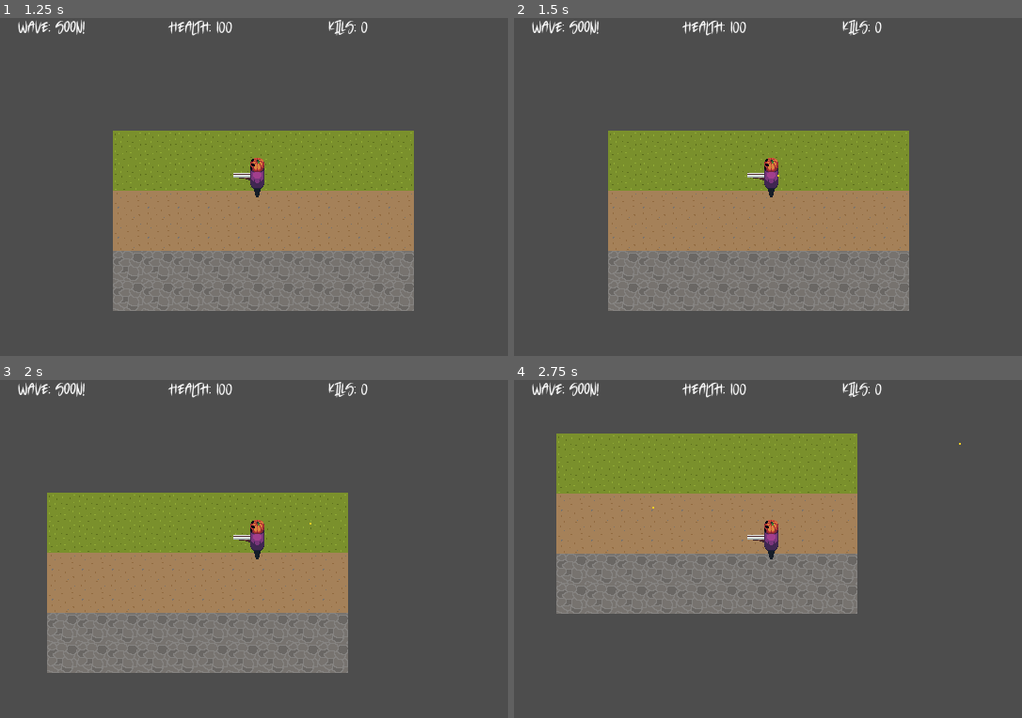
Above: before the commit, frames 1-4 (two rows, left to right).
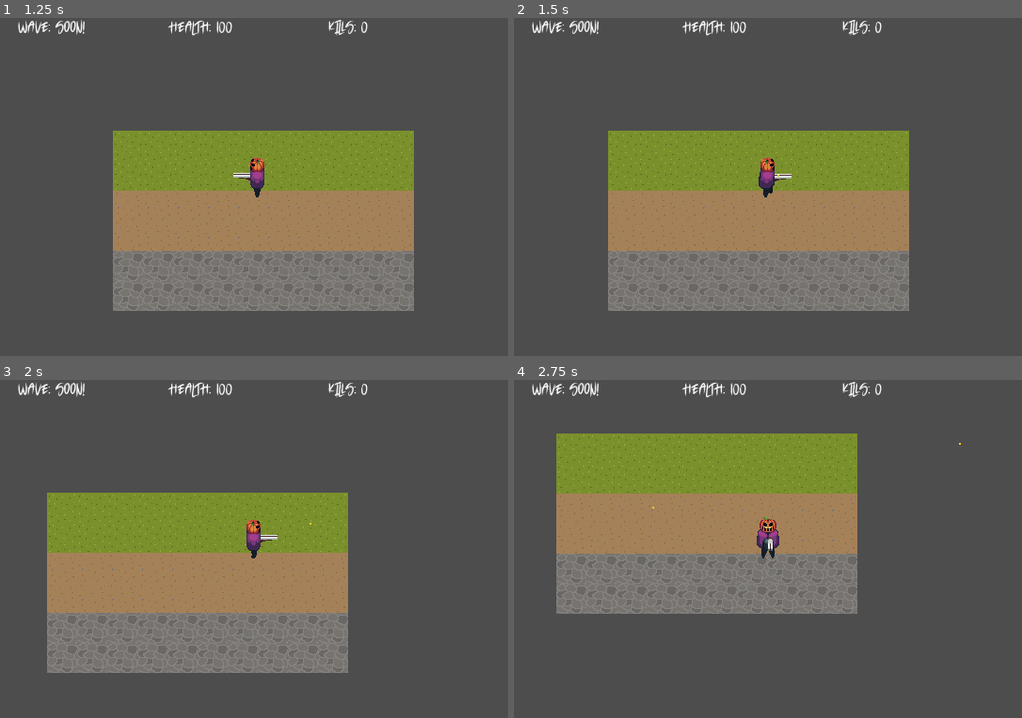
Above: after the commit, the same moments.

Repository: joshuardecker/eternal-harvest
Game: Godot game, scene res://World/world.tscn
Two runs of this game, one before a commit and one after it. Both use one fixed random seed, a clock stepped at 60 frames per second and the inputs below.
Inputs (mouse positions are in pixels of both pictures, inside the frame that each line leads up to):
- Up to frame 1 (1.25 s): click "Start Game" at 0.5 s
- Up to frame 2 (1.5 s): tap Enter at 1.25 s; move the mouse to (879, 170) at 1.27 s; hold D (right) from 1.28 s (still down); click (879, 170) at 1.35 s
- Up to frame 3 (2 s): keep holding D (right)
- Up to frame 4 (2.75 s): move the mouse to (666, 565) at 2.02 s; release D (right) at 2.03 s; hold S (down) from 2.03 s (still down); click (666, 565) at 2.1 s

Frame 1 is identical in both runs. In frame 2, 0.4% of the frame differs, in the area x 45-55%, y 41-54%; in frame 3, 0.3%; in frame 4, 0.4%.

Commit message:
Added the shooting animation for all directions

Diff:
--- a/Player/player.tscn
+++ b/Player/player.tscn
@@ -88,6 +88,70 @@
 "values": [42]
 }
 
+[sub_resource type="Animation" id="Animation_i34cl"]
+resource_name = "shoot_down"
+length = 0.55
+tracks/0/type = "value"
+tracks/0/imported = false
+tracks/0/enabled = true
+tracks/0/path = NodePath("Sprite:frame")
+tracks/0/interp = 1
+tracks/0/loop_wrap = true
+tracks/0/keys = {
+"times": PackedFloat32Array(0, 0.1, 0.2, 0.3, 0.4, 0.5),
+"transitions": PackedFloat32Array(1, 1, 1, 1, 1, 1),
+"update": 1,
+"values": [36, 37, 38, 39, 40, 41]
+}
+
+[sub_resource type="Animation" id="Animation_hv0te"]
+resource_name = "shoot_left"
+length = 0.55
+tracks/0/type = "value"
+tracks/0/imported = false
+tracks/0/enabled = true
+tracks/0/path = NodePath("Sprite:frame")
+tracks/0/interp = 1
+tracks/0/loop_wrap = true
+tracks/0/keys = {
+"times": PackedFloat32Array(0, 0.1, 0.2, 0.3, 0.4, 0.5),
+"transitions": PackedFloat32Array(1, 1, 1, 1, 1, 1),
+"update": 1,
+"values": [8, 9, 10, 11, 12, 13]
+}
+
+[sub_resource type="Animation" id="Animation_02tdq"]
+resource_name = "shoot_right"
+length = 0.55
+tracks/0/type = "value"
+tracks/0/imported = false
+tracks/0/enabled = true
+tracks/0/path = NodePath("Sprite:frame")
+tracks/0/interp = 1
+tracks/0/loop_wrap = true
+tracks/0/keys = {
+"times": PackedFloat32Array(0, 0.1, 0.2, 0.3, 0.4, 0.5),
+"transitions": PackedFloat32Array(1, 1, 1, 1, 1, 1),
+"update": 1,
+"values": [22, 23, 24, 25, 26, 27]
+}
+
+[sub_resource type="Animation" id="Animation_bg1rr"]
+resource_name = "shoot_up"
+length = 0.55
+tracks/0/type = "value"
+tracks/0/imported = false
+tracks/0/enabled = true
+tracks/0/path = NodePath("Sprite:frame")
+tracks/0/interp = 1
+tracks/0/loop_wrap = true
+tracks/0/keys = {
+"times": PackedFloat32Array(0, 0.1, 0.2, 0.3, 0.4, 0.5),
+"transitions": PackedFloat32Array(1, 1, 1, 1, 1, 1),
+"update": 1,
+"values": [50, 51, 52, 53, 54, 55]
+}
+
 [sub_resource type="Animation" id="Animation_olf55"]
 resource_name = "walk_down"
 length = 1.2
@@ -158,23 +222,6 @@
 "transitions": PackedFloat32Array(1, 1, 1, 1, 1, 1, 1, 1),
 "update": 1,
 "values": [42, 43, 44, 45, 46, 47, 48, 49]
-}
-
-[sub_resource type="Animation" id="Animation_hv0te"]
-resource_name = "shoot_left"
-length = 0.9
-step = 0.15
-tracks/0/type = "value"
-tracks/0/imported = false
-tracks/0/enabled = true
-tracks/0/path = NodePath("Sprite:frame")
-tracks/0/interp = 1
-tracks/0/loop_wrap = true
-tracks/0/keys = {
-"times": PackedFloat32Array(0, 0.15, 0.3, 0.45, 0.6, 0.75),
-"transitions": PackedFloat32Array(1, 1, 1, 1, 1, 1),
-"update": 1,
-"values": [8, 9, 10, 11, 12, 13]
 }
 
 [sub_resource type="AnimationLibrary" id="AnimationLibrary_3jgj0"]
@@ -184,7 +231,10 @@
 "idle_left": SubResource("Animation_qprwt"),
 "idle_right": SubResource("Animation_0reya"),
 "idle_up": SubResource("Animation_g1xko"),
+"shoot_down": SubResource("Animation_i34cl"),
 "shoot_left": SubResource("Animation_hv0te"),
+"shoot_right": SubResource("Animation_02tdq"),
+"shoot_up": SubResource("Animation_bg1rr"),
 "walk_down": SubResource("Animation_olf55"),
 "walk_left": SubResource("Animation_vddf0"),
 "walk_right": SubResource("Animation_en037"),
@@ -214,6 +264,29 @@
 blend_point_3/pos = Vector2(0, -1)
 blend_mode = 1
 
+[sub_resource type="AnimationNodeAnimation" id="AnimationNodeAnimation_st2gp"]
+animation = &"shoot_down"
+
+[sub_resource type="AnimationNodeAnimation" id="AnimationNodeAnimation_ghg3u"]
+animation = &"shoot_up"
+
+[sub_resource type="AnimationNodeAnimation" id="AnimationNodeAnimation_rttu1"]
+animation = &"shoot_left"
+
+[sub_resource type="AnimationNodeAnimation" id="AnimationNodeAnimation_0wyre"]
+animation = &"shoot_right"
+
+[sub_resource type="AnimationNodeBlendSpace2D" id="AnimationNodeBlendSpace2D_ho573"]
+blend_point_0/node = SubResource("AnimationNodeAnimation_st2gp")
+blend_point_0/pos = Vector2(0, 1)
+blend_point_1/node = SubResource("AnimationNodeAnimation_ghg3u")
+blend_point_1/pos = Vector2(0, -1)
+blend_point_2/node = SubResource("AnimationNodeAnimation_rttu1")
+blend_point_2/pos = Vector2(-1, 0)
+blend_point_3/node = SubResource("AnimationNodeAnimation_0wyre")
+blend_point_3/pos = Vector2(1, 0)
+blend_mode = 1
+
 [sub_resource type="AnimationNodeAnimation" id="AnimationNodeAnimation_2udrq"]
 animation = &"walk_left"
 
@@ -242,18 +315,39 @@
 
 [sub_resource type="AnimationNodeStateMachineTransition" id="AnimationNodeStateMachineTransition_n1j3q"]
 advance_mode = 2
-advance_condition = &"is_moving"
+advance_condition = &"is_walking"
 
 [sub_resource type="AnimationNodeStateMachineTransition" id="AnimationNodeStateMachineTransition_ujyj0"]
 advance_mode = 2
 advance_condition = &"is_idling"
+
+[sub_resource type="AnimationNodeStateMachineTransition" id="AnimationNodeStateMachineTransition_kyi0o"]
+switch_mode = 2
+advance_mode = 2
+advance_condition = &"is_idling"
+
+[sub_resource type="AnimationNodeStateMachineTransition" id="AnimationNodeStateMachineTransition_6onbx"]
+switch_mode = 2
+advance_mode = 2
+advance_condition = &"is_walking"
+
+[sub_resource type="AnimationNodeStateMachineTransition" id="AnimationNodeStateMachineTransition_6gnak"]
+advance_mode = 2
+advance_condition = &"is_shooting"
+
+[sub_resource type="AnimationNodeStateMachineTransition" id="AnimationNodeStateMachineTransition_2hi34"]
+advance_mode = 2
+advance_condition = &"is_shooting"
 
 [sub_resource type="AnimationNodeStateMachine" id="AnimationNodeStateMachine_33uhu"]
 states/Idle/node = SubResource("AnimationNodeBlendSpace2D_rpbx3")
 states/Idle/position = Vector2(395, 100)
+states/Shoot/node = SubResource("AnimationNodeBlendSpace2D_ho573")
+states/Shoot/position = Vector2(486, 214)
 states/Walk/node = SubResource("AnimationNodeBlendSpace2D_m2abh")
 states/Walk/position = Vector2(575, 100)
-transitions = ["Start", "Idle", SubResource("AnimationNodeSt …(136 unchanged characters)… mationNodeStateMachineTransition_ujyj0")]
+transitions = ["Start", "Idle", SubResource("AnimationNodeSt …(136 unchanged characters)… mationNodeStateMachineTransition_ujyj0"), "Shoot", "Idle", SubResource("AnimationNodeStateMachineTransition_kyi0o"), "Shoot", "Walk", SubResource("AnimationNodeStateMachineTransition_6onbx"), "Idle", "Shoot", SubResource("AnimationNodeStateMachineTransition_6gnak"), "Walk", "Shoot", SubResource("AnimationNodeStateMachineTransition_2hi34")]
+graph_offset = Vector2(-126, 13)
 
 [node name="Player" type="CharacterBody2D" groups=["Player"]]
 script = ExtResource("1_njaer")
@@ -278,8 +372,10 @@
 tree_root = SubResource("AnimationNodeStateMachine_33uhu")
 anim_player = NodePath("../AnimationPlayer")
 parameters/conditions/is_idling = false
-parameters/conditions/is_moving = false
+parameters/conditions/is_shooting = false
+parameters/conditions/is_walking = false
 parameters/Idle/blend_position = Vector2(-0.996825, 0.0108527)
+parameters/Shoot/blend_position = Vector2(0, 0)
 parameters/Walk/blend_position = Vector2(-0.00740743, 0.0296128)
 
 [node name="HealthEngine" type="Node2D" parent="."]
Not shown: 1 places in Player/player.tscn that only renumber resources
